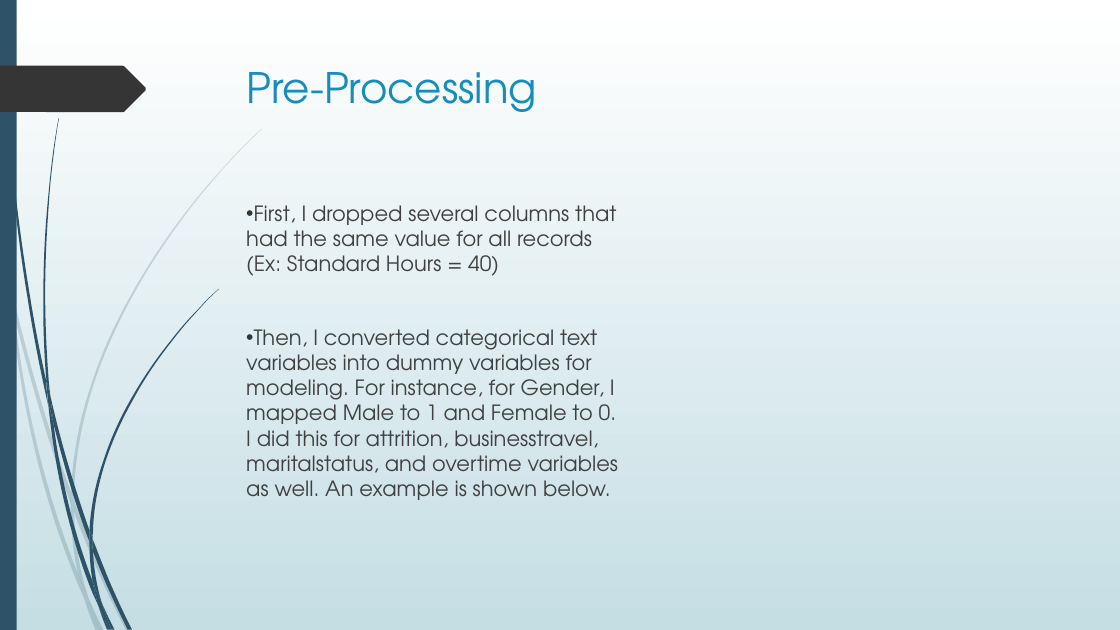
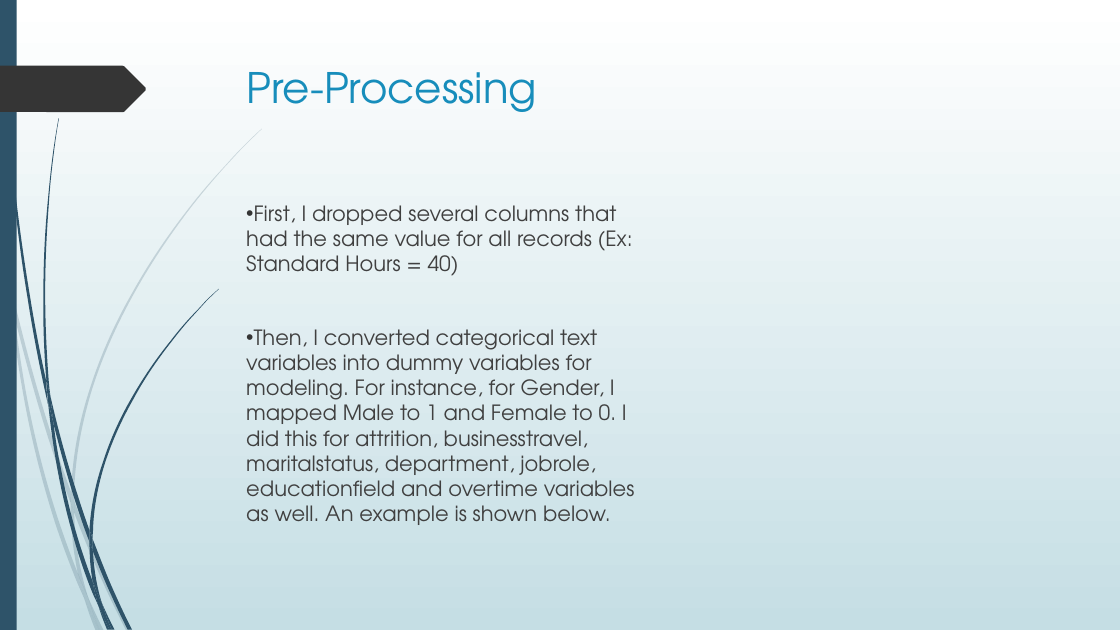
Before and after one commit to mmacrides/Personal-Projects, a slide deck: slide 3 of Employee Attrition - Machine Learning/Project 2 - Employee Attrition.pptx. Drawn at 1120x630 pixels with LibreOffice and Linux fonts; fonts in the diff are those of the drawing. Boxes give left, top, right and bottom in pixels: in the first picture for what was removed or moved away, otherwise in the second. Text is boxed around its words. In the diff, an @@ line names an element or a change of style, - is before the commit and + after.

```diff
--- a/Employee Attrition - Machine Learning/Project 2 - Employee Attrition.pptx
+++ b/Employee Attrition - Machine Learning/Project 2 - Employee Attrition.pptx
@@ text at (246,329,635,525): text changed @@
-• Then, I converted categorical text variables into dummy variables for modeling. For instance, for Gender, I mapped Male to 1 and Female to 0. I did this for attrition, businesstravel, maritalstatus, and overtime variables as well. An example is shown below.
+• Then, I converted categorical text variables into dummy variables for modeling. For instance, for Gender, I mapped Male to 1 and Female to 0. I did this for attrition, businesstravel, maritalstatus, department, jobrole, educationfield and overtime variables as well. An example is shown below.
```
Also in this commit, not shown: 9 other slides changed, 1 slide removed, 8 other files.
